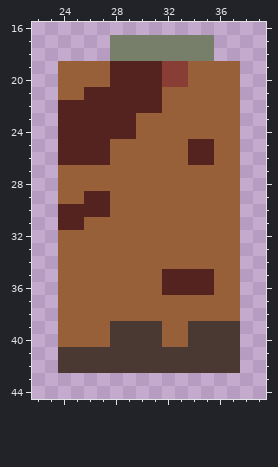
Two versions of one pixel-art file, Assets/Sprites/Zombies/scar.aseprite. This is how it looked before the edit.
64x64 pixels, 1 frame. Shown: x 22..39, y 16..44.
The same view after the edit:
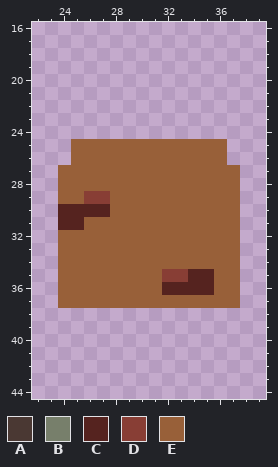
Palette (. is transparent): A #4a3833  B #777f6b  C #55231f  D #883e35  E #986039
Change:
layer "Chest" added
layer "Body" removed
Changed rows in their new state; - is an unchanged pixel.
first column x 24:
17 ----........--
18 ----........--
19 ..............
20 ..............
21 ..............
22 ..............
23 ..............
24 ..............
25 .EEE------EE-.
26 .EEE------EE-.
29 --DD----------
first column x 24:
35 --------DD----
38 ..............
39 ..............
40 ..............
41 ..............
42 ..............
